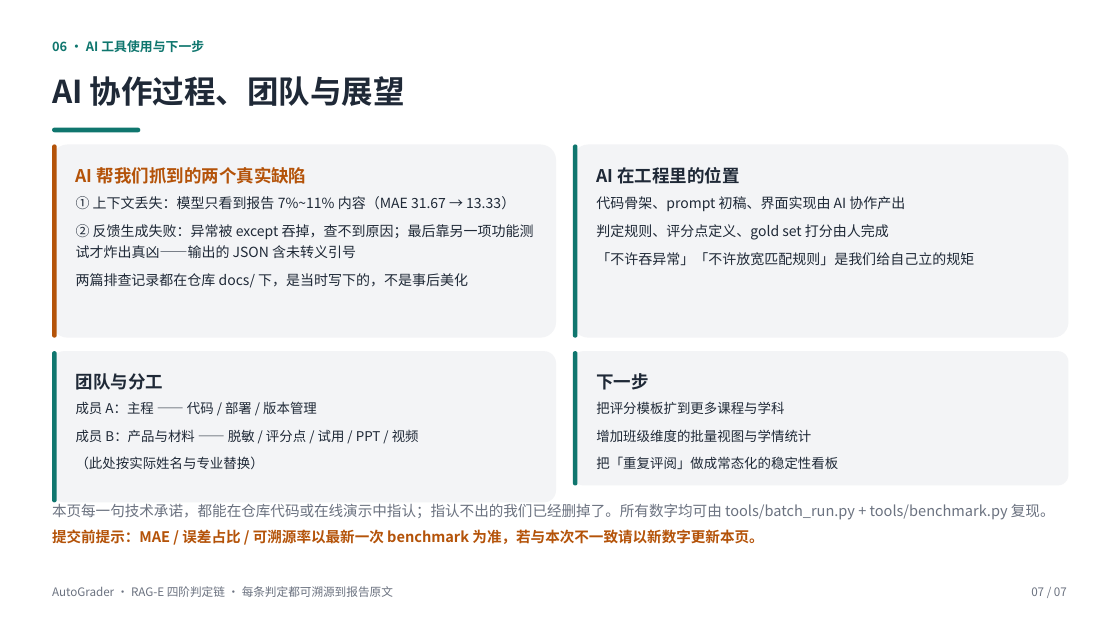
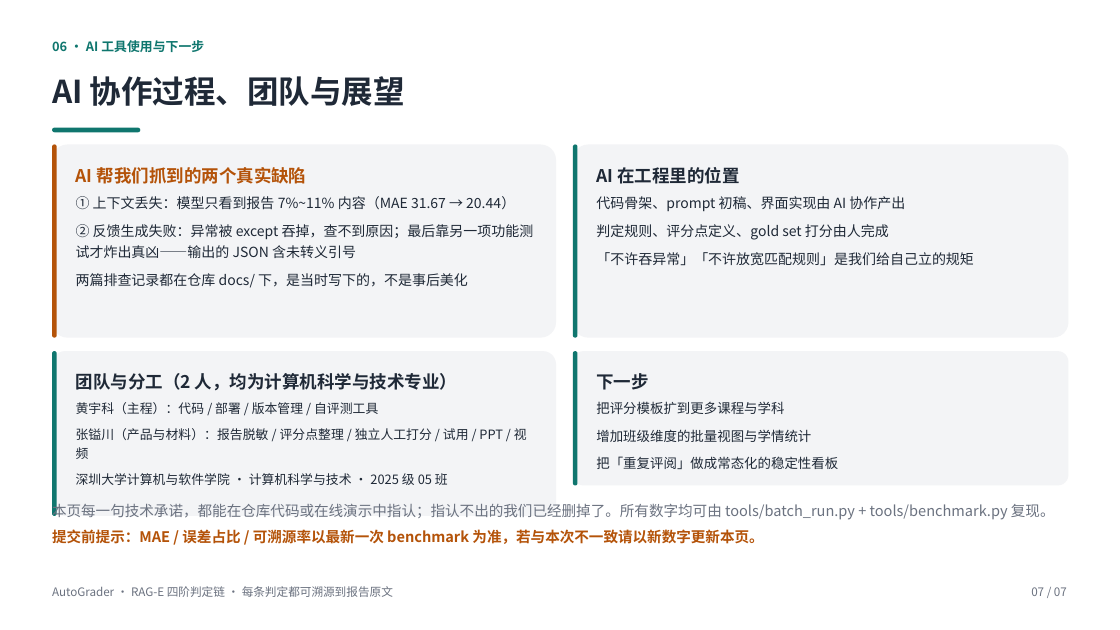
Before and after one commit to huangyuke914235/AutoGrader, a slide deck: slide 7 of AutoGrader-参赛答辩.pptx. Drawn at 1120x630 pixels with LibreOffice and Linux fonts; fonts in the diff are those of the drawing. Boxes give left, top, right and bottom in pixels: in the first picture for what was removed or moved away, otherwise in the second. Text is boxed around its words. In the diff, an @@ line names an element or a change of style, - is before the commit and + after.

Commit message:
team: 填入团队成员（黄宇科·主程 / 张镒川·产品与材料，深大计软 计科 2025级05班）；学号不进公开仓库、只在提交专区表单填写；隐私测试区分「作业作者姓名」与「团队成员署名」，新增署名断言（78 项全过）

```diff
--- a/AutoGrader-参赛答辩.pptx
+++ b/AutoGrader-参赛答辩.pptx
@@ text at [76,196,515,210]: text changed @@
-① 上下文丢失：模型只看到报告 7%~11% 内容（MAE 31.67 → 13.33）
+① 上下文丢失：模型只看到报告 7%~11% 内容（MAE 31.67 → 20.44）
@@ rounded rectangle: place and size @@
-rounded rectangle at [52,351,556,502]
+rounded rectangle at [52,351,556,516]
@@ rounded rectangle: place and size @@
-rounded rectangle at [52,351,57,502]
+rounded rectangle at [52,351,57,516]
@@ text at [76,373,457,391]: text changed @@
-团队与分工
+团队与分工（2 人，均为计算机科学与技术专业）
@@ text at [76,402,527,485]: text changed; size 11.5 to 11 pt @@
-成员 A：主程 —— 代码 / 部署 / 版本管理
-成员 B：产品与材料 —— 脱敏 / 评分点 / 试用 / PPT / 视频
-（此处按实际姓名与专业替换）
+黄宇科（主程）：代码 / 部署 / 版本管理 / 自评测工具
+张镒川（产品与材料）：报告脱敏 / 评分点整理 / 独立人工打分 / 试用 / PPT / 视频
+深圳大学计算机与软件学院 · 计算机科学与技术 · 2025 级 05 班
```
Also in this commit, not shown: 1 other slide changed, 5 other files.
